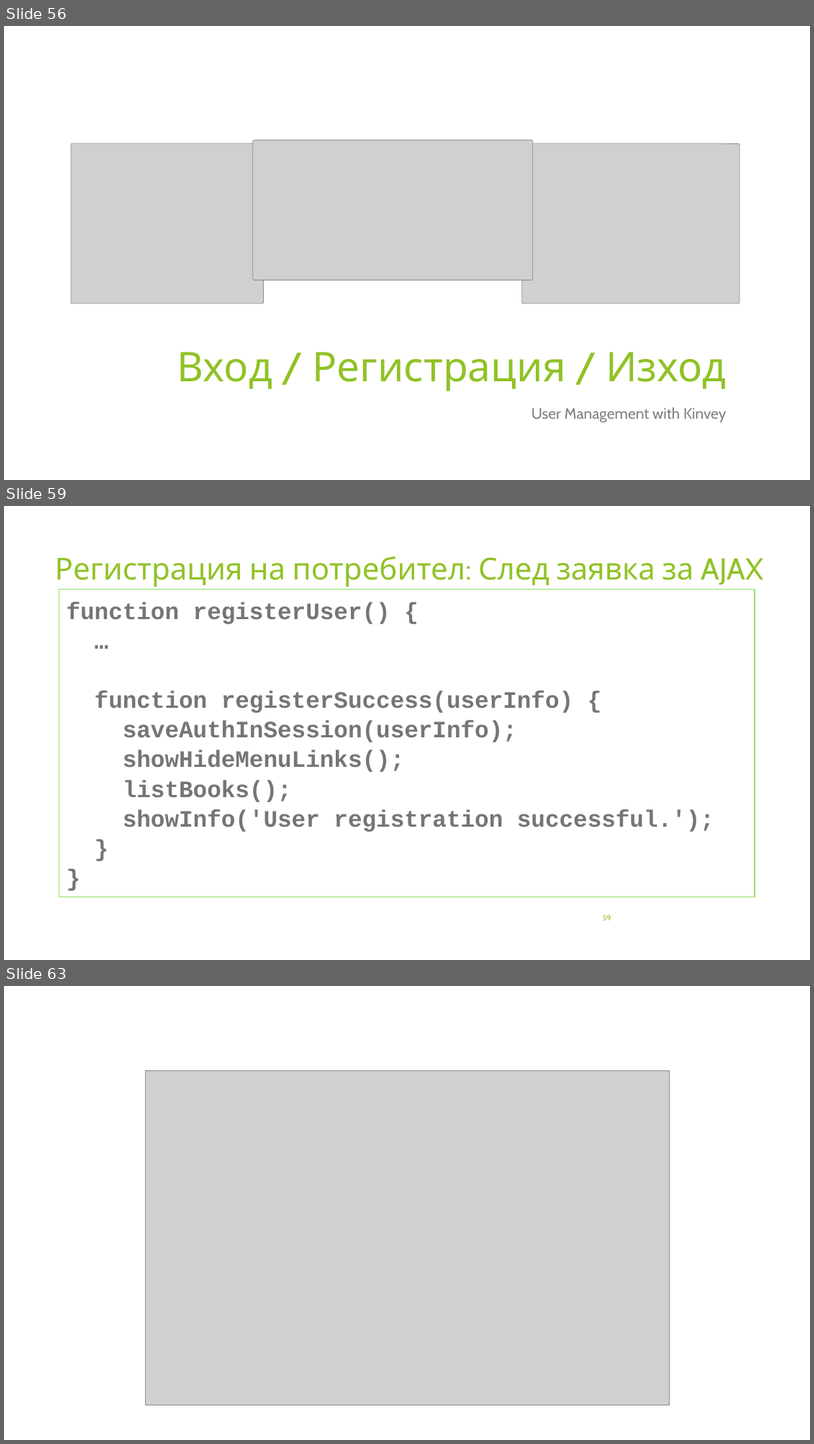
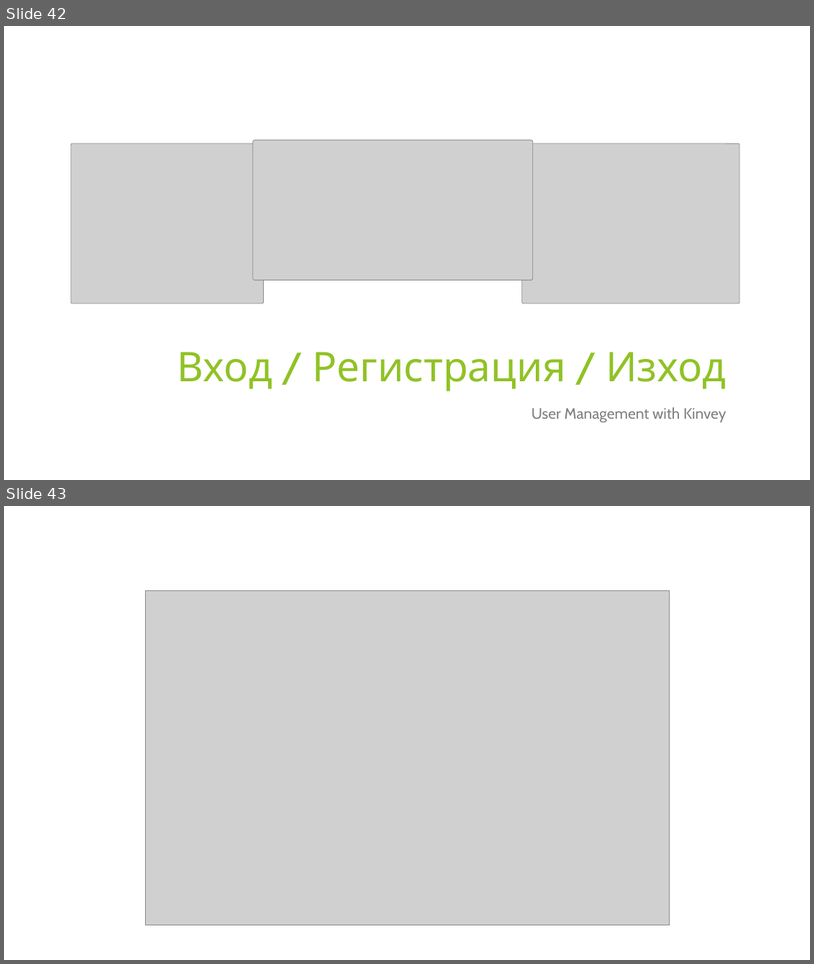
Before and after one commit to profjordanov/hybrid-app-development, a slide deck: 03. Async JS/tasks.pptx. Shown one above the other, each under a label of ours: slides 56, 59 and 63 before the commit, slides 42 and 43 after it; the slides between them are not shown. The pictures are 814x1444 and 814x964 pixels, drawn with LibreOffice and Linux fonts; fonts in the diff are those of the drawing; grey boxes stand for pictures. Boxes give left, top, right and bottom in pixels: in the first picture for what was removed or moved away, otherwise in the second. Text is boxed around its words. In the diff, an @@ line names an element or a change of style, - is before the commit and + after.

```diff
--- a/03. Async JS/tasks.pptx
+++ b/03. Async JS/tasks.pptx
@@ slide 59 removed at (x1=4, y1=506, x2=810, y2=960), background #FFFFFF @@
@@ title removed at (x1=55, y1=556, x2=764, y2=587) @@
-Регистрация на потребител: След заявка за AJAX
@@ rectangle removed at (x1=59, y1=590, x2=755, y2=897) @@
-function registerUser() {
-…
-function registerSuccess(userInfo) {
-saveAuthInSession(userInfo);
-showHideMenuLinks();
-listBooks();
-showInfo('User registration successful.');
-}
-}
@@ page number removed at (x1=603, y1=914, x2=612, y2=920) @@
-59
@@ what was slide 56 is now slide 42 @@
@@ what was slide 63 is now slide 43 @@
```
Also in this commit, not shown: 3 slides changed, 19 other slides removed, 1 other file.
